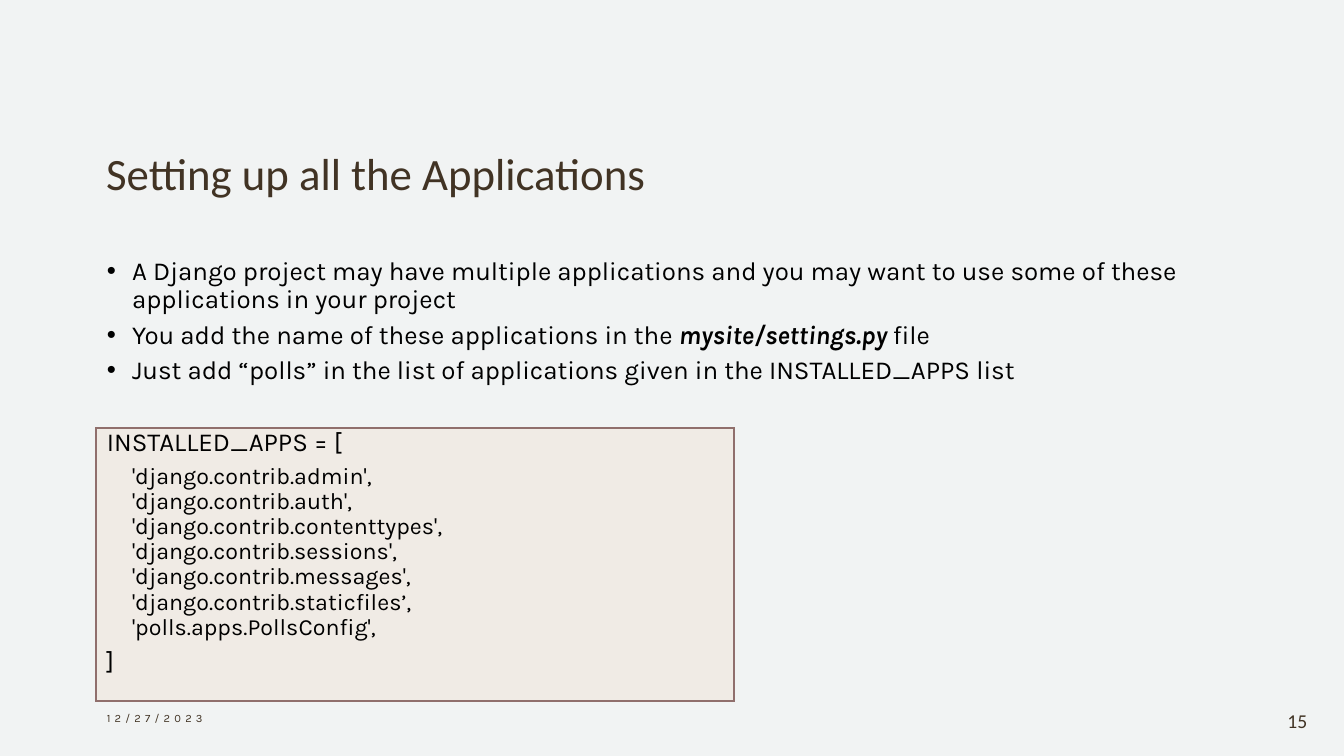
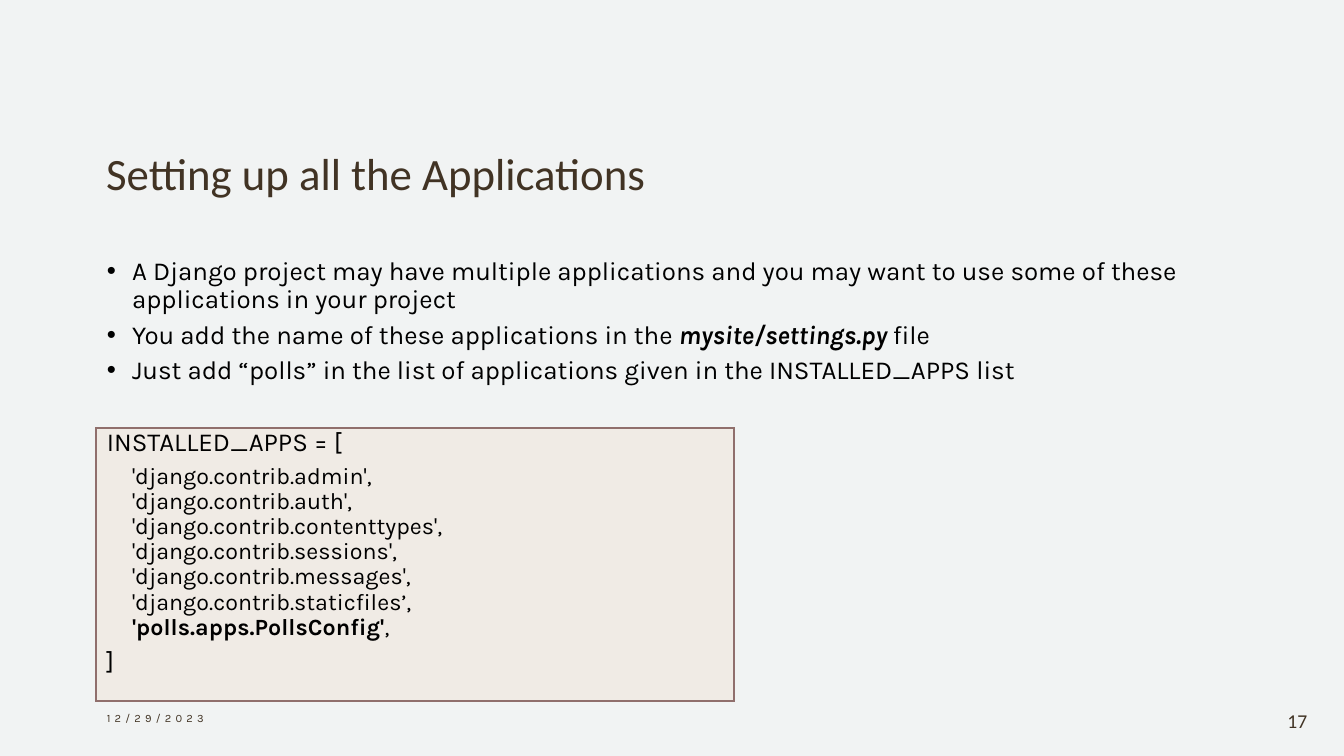
Before and after one commit to umairazfar/WAS, a slide deck: slide 17 of Lectures/Lecture04 - Views Models Templates.pptx (slide 15 before the commit). Drawn at 1344x756 pixels with LibreOffice and Linux fonts; fonts in the diff are those of the drawing. Boxes give left, top, right and bottom in pixels: in the first picture for what was removed or moved away, otherwise in the second. Text is boxed around its words. In the diff, an @@ line names an element or a change of style, - is before the commit and + after.

```diff
--- a/Lectures/Lecture04 - Views Models Templates.pptx
+++ b/Lectures/Lecture04 - Views Models Templates.pptx
@@ text at (x1=132, y1=468, x2=442, y2=640): bold on in "'polls.apps.PollsConfig'," @@
@@ text at (x1=107, y1=714, x2=204, y2=723): text changed @@
-12/27/2023
+12/29/2023
@@ page number at (x1=1287, y1=715, x2=1307, y2=728): text changed @@
-15
+17
```
Also in this commit, not shown: 29 other slides changed, 3 slides added.
